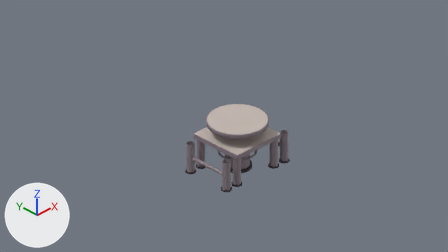
The Blender file assetsSource/Layouts/GB/GB_chairs_tables.blend as it was, and as the next commit left it.
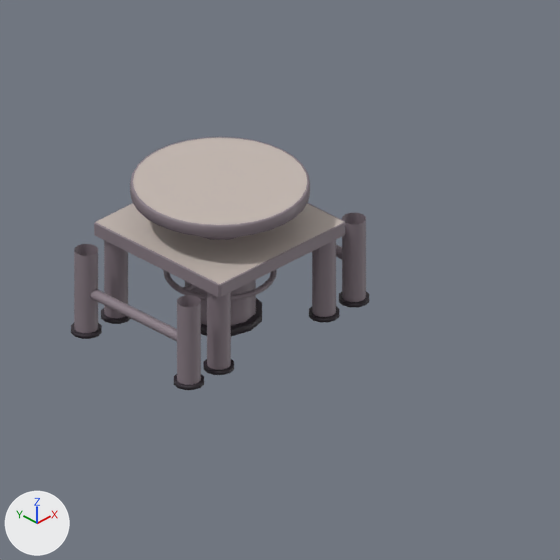
Each version appears first from the file's camera 'IsometricCamera', and next in a close-up on the part from 36% to 79% of the width and 22% to 100% of the height. Lighting does not change. The marker at lower left points along +X, +Y and +Z. The same objects are shown in both versions, whatever each file hides.

The scene before the commit, as lines of its bpy script (objects in view):
```python
ob_leg_1 = bpy.data.objects.new('leg', me_cylinder_026)
ob_leg_1.location = (0.0, 0.0, 0.0)
ob_table_straight_legs_between = bpy.data.objects.new('Table_straight_legs_between', me_cylinder_032)
ob_table_straight_legs_between.location = (0.0, 0.0, 0.0)
ob_tabletop = bpy.data.objects.new('tabletop', me_cylinder_023)
ob_tabletop.location = (0.0, 0.0, 0.0)
ob_tabletop_1 = bpy.data.objects.new('TableTop', me_cube_003)
ob_tabletop_1.location = (0.0, 0.0, 0.0)
# also in view: 'Table_straight_legs.001' at (0.0, 0.0, 0.39); 'Table_straight_legs' at (0.0, 0.0, 0.39)
```
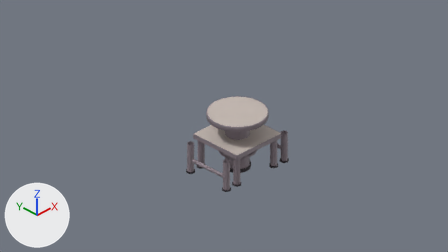
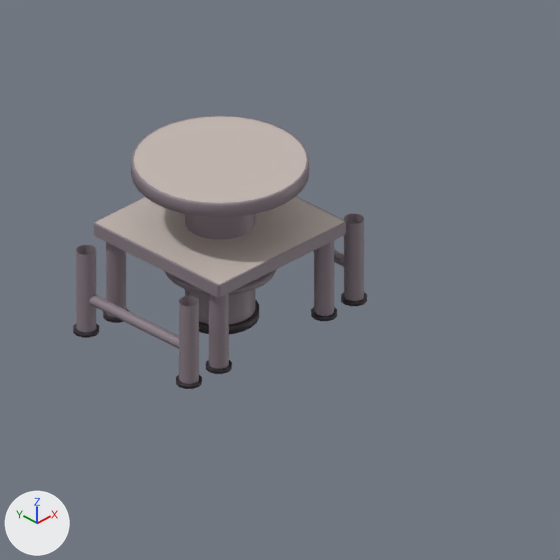
Boxes [x1, y1, x2, y2] around the edits, measured in the close-ups (560 x 560 px):
'tabletop', mesh rescaled
    before: [130, 137, 310, 238]
    after: [131, 116, 309, 218]
'leg', reshaped
    before: [185, 237, 262, 336]
    after: [185, 214, 259, 334]
'Table_straight_legs_between', mesh moved
    before: [90, 244, 342, 341]
    after: [89, 250, 344, 349]
part 1 of me_cylinder_026, rebuilt
    before: [185, 237, 256, 326]
    after: [185, 214, 255, 324]
part 2 of me_cylinder_026, rebuilt (8% shorter)
    before: [201, 298, 262, 336]
    after: [199, 299, 259, 334]

Patch to the scene script:
```diff
--- a/assetsSource/Layouts/GB/GB_chairs_tables.blend.py
+++ b/assetsSource/Layouts/GB/GB_chairs_tables.blend.py
@@ me_cylinder_026 @@
 # used by ob_leg_1; location = (0.0, 0.0, 0.0)
-me_cylinder_026.from_pydata(...)  # 48 vertices, 35 faces; spans x -0.362..0.362, y -0.362..0.362, z 0.0..1.173
+me_cylinder_026.from_pydata(...)  # 114 vertices, 67 faces; spans x -0.326..0.326, y -0.326..0.326, z 0.0..1.362
+# me_cylinder_026 part 1: the loose piece of 24 vertices spanning x -0.306..0.306, y -0.306..0.306, z 0.067..1.173 is rebuilt with 48 vertices and now spans x -0.294..0.294, y -0.294..0.294, z 0.078..1.362
+# me_cylinder_026 part 2: the loose piece of 24 vertices spanning x -0.362..0.362, y -0.362..0.362, z 0.0..0.067 is rebuilt with 66 vertices and now spans x -0.326..0.326, y -0.326..0.326, z 0.0..0.078
 me_cylinder_026.materials.append(mat_gb_chair_grey_004)
@@ me_cylinder_023 @@
 me_cylinder_023.from_pydata(...)  # 192 vertices, 191 faces; spans x -0.749..0.749, y -0.749..0.749, z 1.173..1.291
 # used by ob_tabletop; location = (0.0, 0.0, 0.0)
+# me_cylinder_023 part 3: the whole mesh is scaled about its middle by (0.993, 0.993, 1.16), then moved by (0.0, 0.0, 0.199)
 me_cylinder_023.materials.append(mat_gb_chair_grey_004)
@@ me_cylinder_032 @@
 me_cylinder_032.from_pydata(...)  # 24 vertices, 12 faces; spans x -1.017..-0.922, y -0.537..0.537, z 0.345..0.439
 # used by ob_table_straight_legs_between; location = (0.0, 0.0, 0.0)
+# me_cylinder_032 part 4: the whole mesh is moved by (0.0, 0.0, -0.06)
 me_cylinder_032.materials.append(mat_gb_chair_grey)
```
